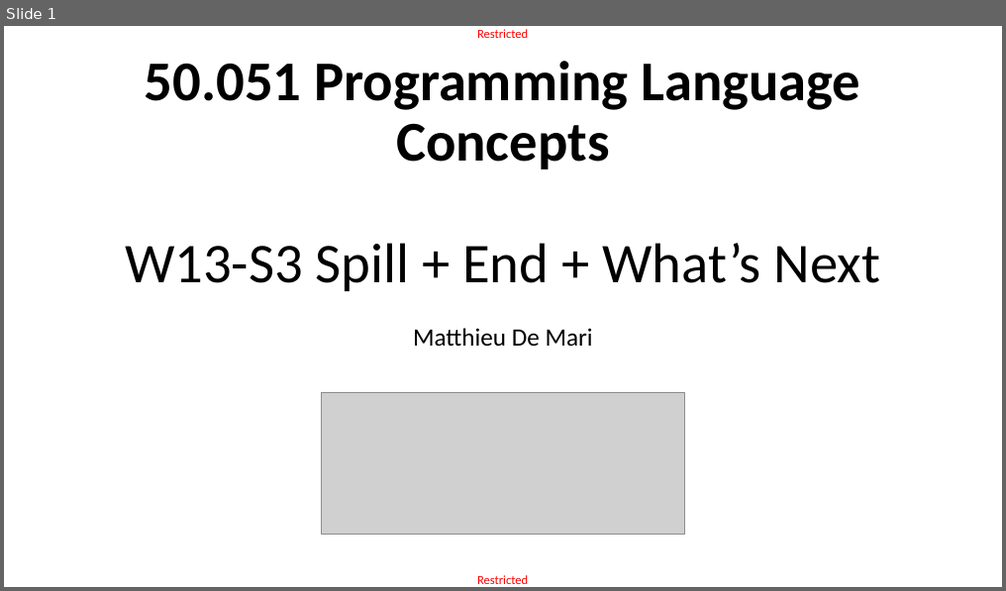
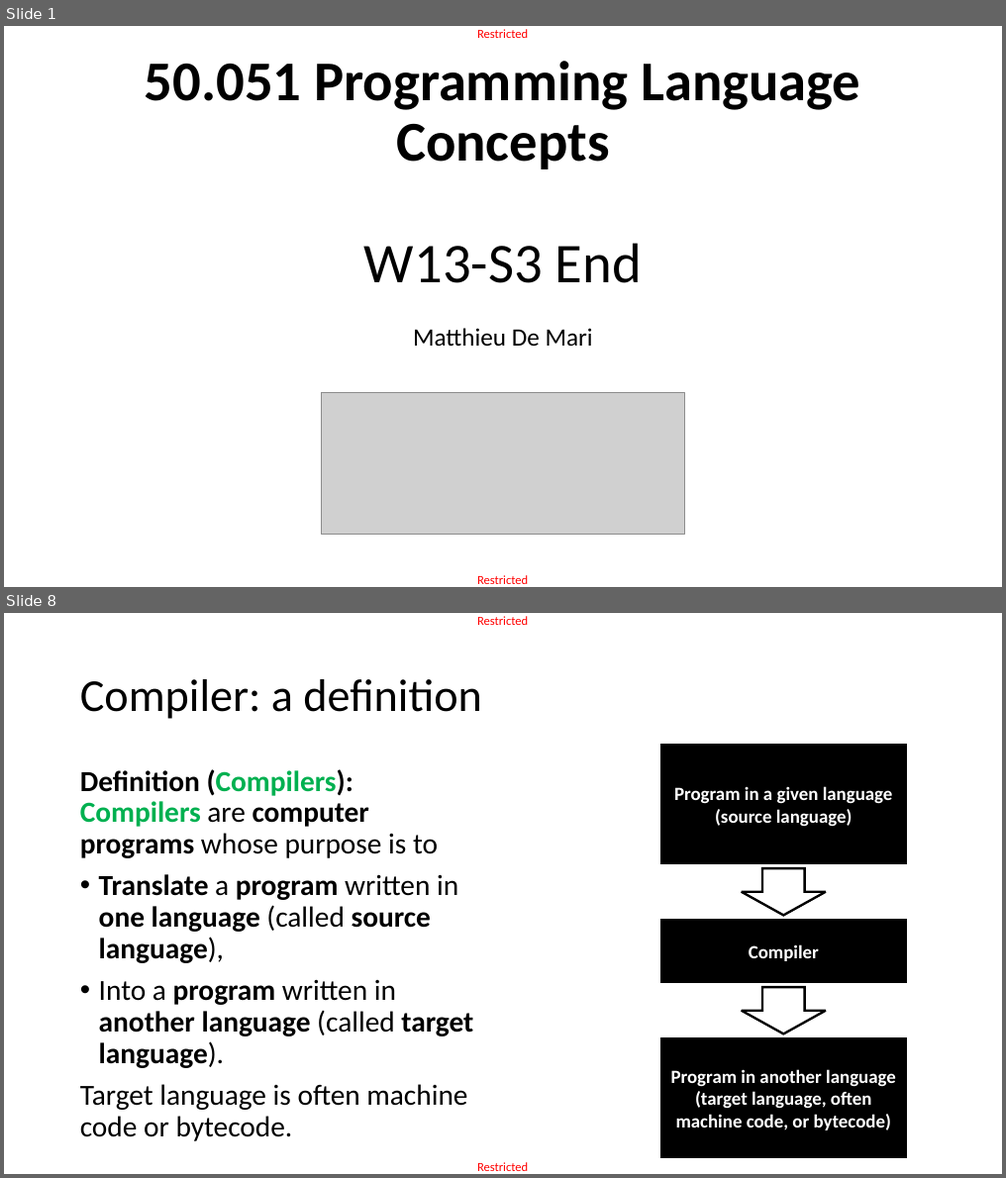
Before and after one commit to matthieudemari/SUTD_PLC_50_051, a slide deck: W13/W13S3/W13S3.pptx. Shown one above the other, each under a label of ours: slide 1 before the commit, slides 1 and 8 after it; the slides between them are not shown. The pictures are 1006x591 and 1006x1178 pixels, drawn with LibreOffice and Linux fonts; fonts in the diff are those of the drawing; grey boxes stand for pictures. Boxes give left, top, right and bottom in pixels: in the first picture for what was removed or moved away, otherwise in the second. Text is boxed around its words. In the diff, an @@ line names an element or a change of style, - is before the commit and + after.

```diff
--- a/W13/W13S3/W13S3.pptx
+++ b/W13/W13S3/W13S3.pptx
@@ slide 8 added at (4,613,1002,1174), background #FFFFFF; not listed: 2 template elements that a slide beside it also shows @@
@@ title added at (80,679,481,719), 44 pt, text #000000 @@
+Compiler: a definition
@@ rectangle added at (660,745,906,864), fill #000000, outline #000000 1 pt, 18 pt, text #FFFFFF, bold @@
+Program in a given language
+(source language)
@@ text added at (80,769,473,1142), 28 pt, text #000000, bold @@
+Definition (Compilers):
+Compilers are computer programs whose purpose is to
+• Translate a program written in one language (called source language),
+• Into a program written in another language (called target language).
+Target language is often machine code or bytecode.
@@ down arrow added at (742,869,826,916), fill #FFFFFF, outline #000000 2.25 pt @@
@@ rectangle added at (660,920,906,983), fill #000000, outline #000000 1 pt, 18 pt, text #FFFFFF, bold @@
+Compiler
@@ down arrow added at (742,987,826,1035), fill #FFFFFF, outline #000000 2.25 pt @@
@@ rectangle added at (660,1039,906,1158), fill #000000, outline #000000 1 pt, 18 pt, text #FFFFFF, bold @@
+Program in another language
+(target language, often machine code, or bytecode)
@@ slide 1 changed as well @@
@@ title at (145,61,860,283): text changed @@
-50.051 Programming Language Concepts
-W13-S3 Spill + End + What’s Next
+50.051 Programming Language Concepts
+W13-S3 End
```
Also in this commit, not shown: 24 other slides added, 54 other files.
